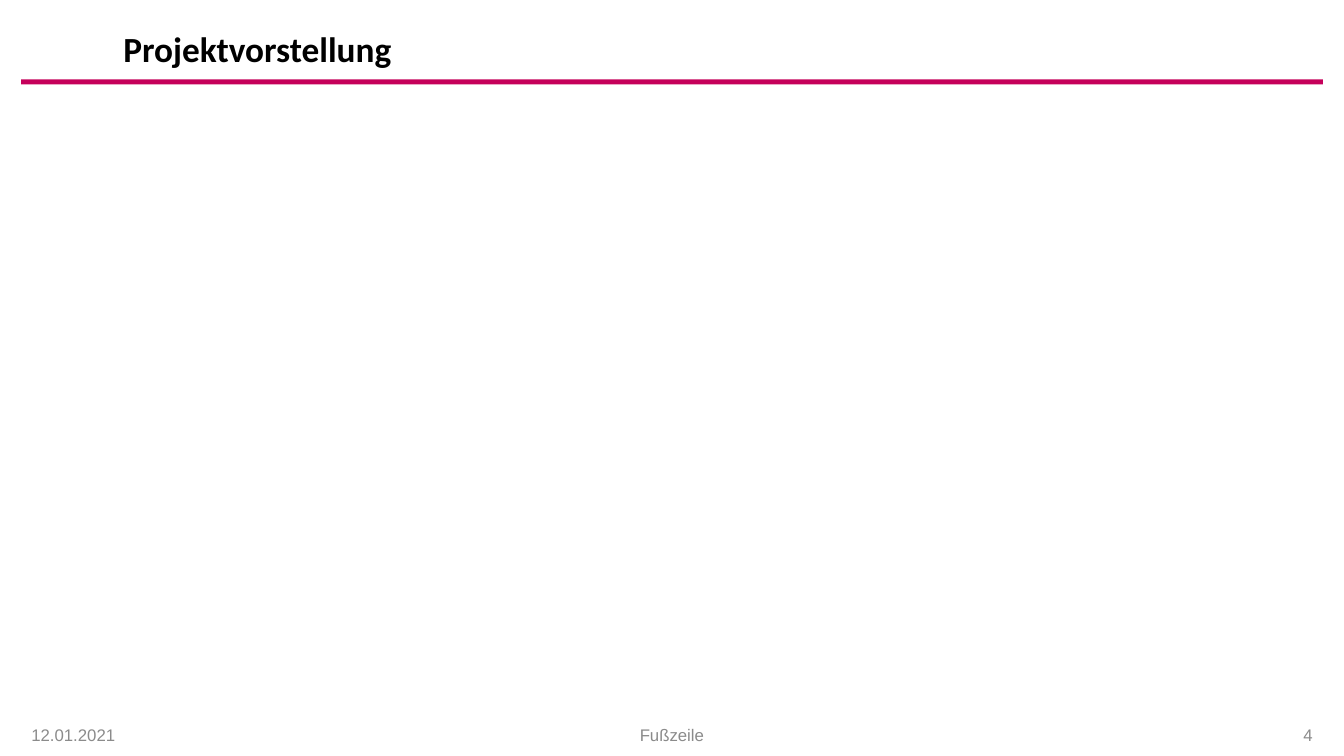
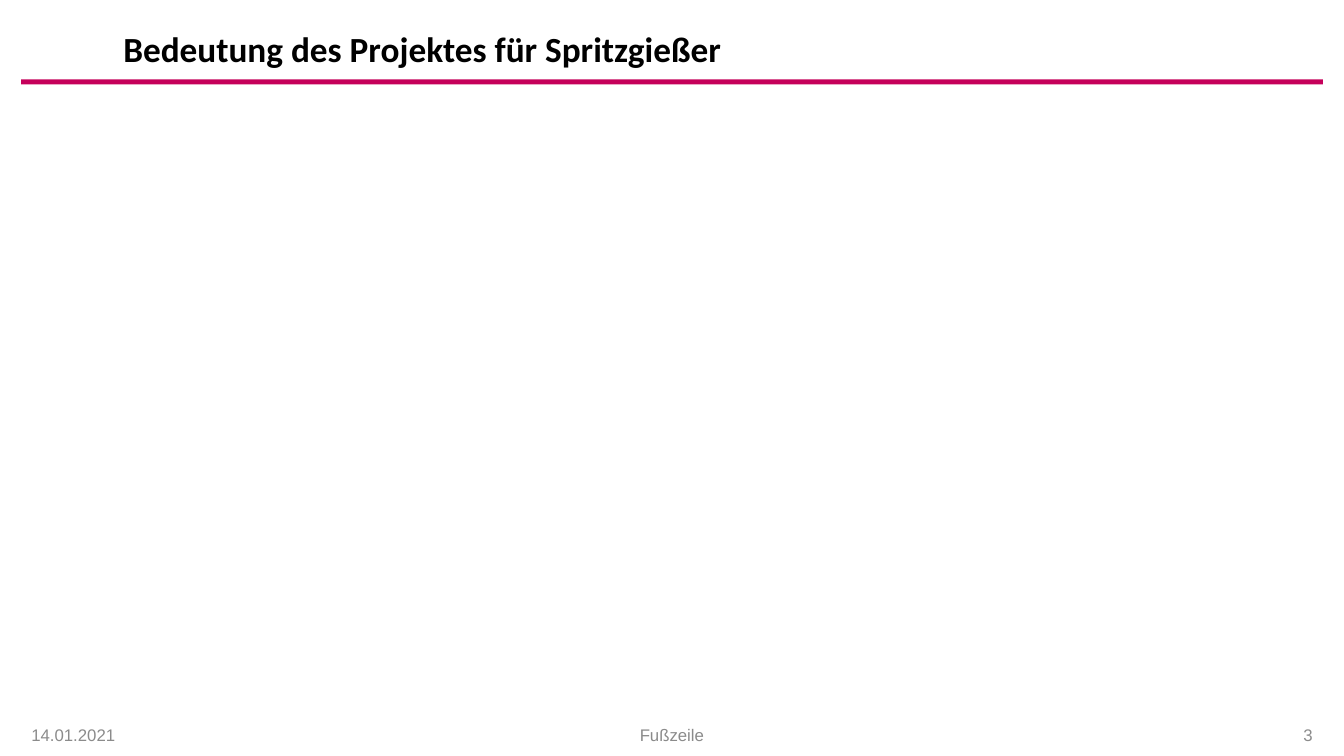
Before and after one commit to arehmer/DigitalTwinInjectionMoulding, a slide deck: slide 3 of Präsentationen/Kick-Off_Agenda.pptx (slide 4 before the commit). Drawn at 1344x756 pixels with LibreOffice and Linux fonts; fonts in the diff are those of the drawing; background and template pictures are left out. Boxes give left, top, right and bottom in pixels: in the first picture for what was removed or moved away, otherwise in the second. Text is boxed around its words. In the diff, an @@ line names an element or a change of style, - is before the commit and + after.

```diff
--- a/Präsentationen/Kick-Off_Agenda.pptx
+++ b/Präsentationen/Kick-Off_Agenda.pptx
@@ title at (123,37,721,68): text changed @@
-Projektvorstellung
+Bedeutung des Projektes für Spritzgießer
@@ text at (31,729,115,741): text changed @@
-12.01.2021
+14.01.2021
@@ page number at (1303,729,1312,741): text changed @@
-4
+3
```
Also in this commit, not shown: 18 other slides changed, 4 slides added, 4 other files.
